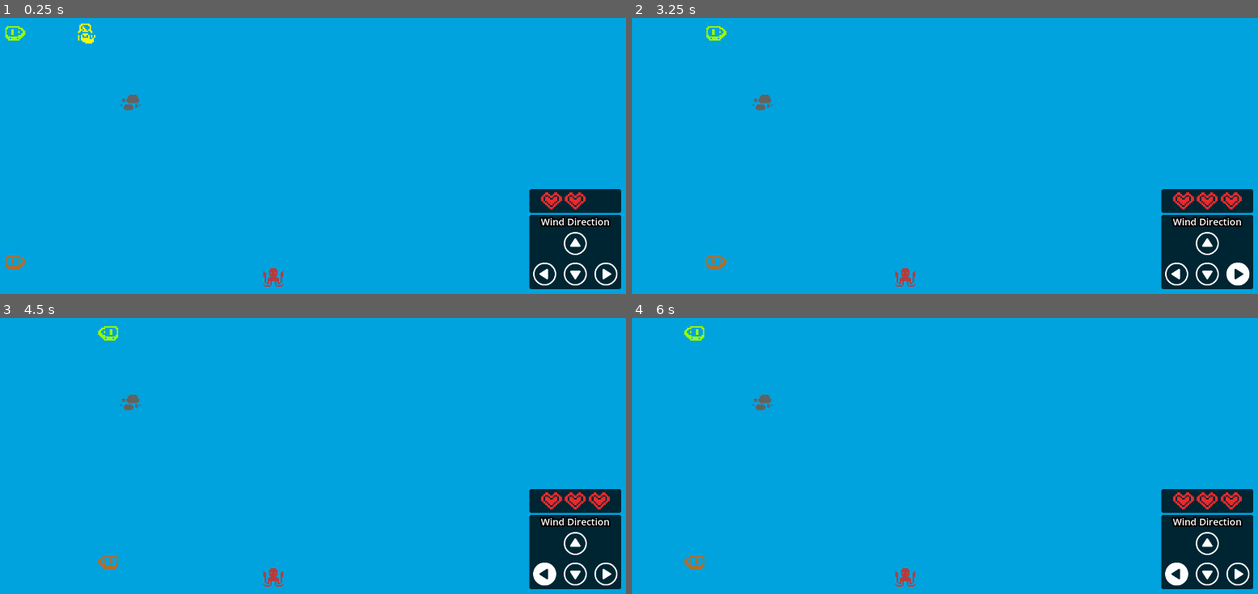
Above: before the commit, frames 1-4 (two rows, left to right).
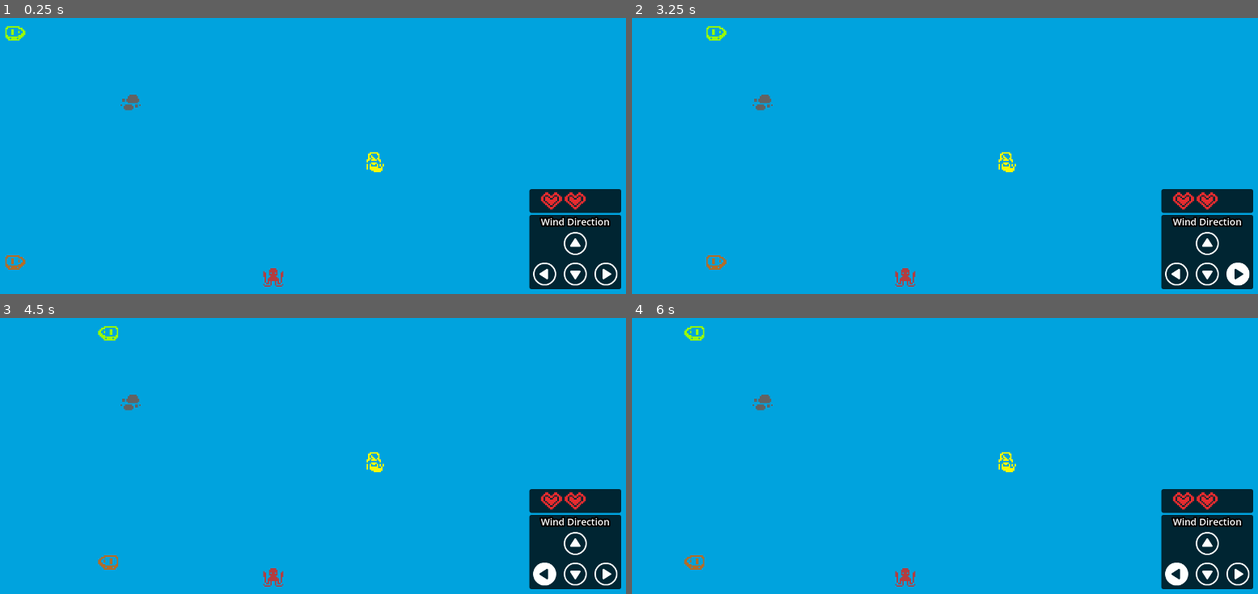
Above: after the commit, the same moments.

Repository: Tmat12/Mini-Jam-155
Game: Godot game, scene res://Scenes/Game.tscn
The game is run twice, just before and just after one commit, with the same random seed, the same clock (stepped at 60 frames per second) and the same inputs.
Inputs (mouse positions are in pixels of both pictures, inside the frame that each line leads up to):
- Up to frame 1 (0.25 s): no input
- Up to frame 2 (3.25 s): tap Enter at 0.5, 2.75 s; move the mouse to (1076, 133) at 0.52 s; hold Right (ui_right) 0.53-2.03 s; click (1076, 133) at 0.6 s; tap Space (Jump) at 0.77, 1.25, 1.52, 3.02 s; move the mouse to (807, 161) at 1.27 s; click (807, 161) at 1.35 s; move the mouse to (1001, 81) at 2.02 s; hold Left (ui_left) 2.03-2.78 s; click (1001, 81) at 2.1 s; move the mouse to (907, 208) at 2.77 s; hold Right (ui_right) from 2.78 s (still down); click (907, 208) at 2.85 s
- Up to frame 3 (4.5 s): tap Space (Jump) at 3.5, 3.77 s; move the mouse to (500, 491) at 3.52 s; click (500, 491) at 3.6 s; tap Enter at 4.25 s; move the mouse to (112, 403) at 4.27 s; release Right (ui_right) at 4.28 s; hold Left (ui_left) from 4.28 s (still down); click (112, 403) at 4.35 s
- Up to frame 4 (6 s): tap Space (Jump) at 4.52, 5.75 s; move the mouse to (970, 447) at 5.02 s; release Left (ui_left) at 5.03 s; hold Right (ui_right) 5.03-5.78 s; click (970, 447) at 5.1 s; move the mouse to (838, 373) at 5.77 s; hold Left (ui_left) from 5.78 s (still down); click (838, 373) at 5.85 s

The runs differ from the first frame. In frame 1, 0.2% of the frame differs, in the area x 12-62%, y 2-56%; in frame 2, 0.2%, in the area x 58-98%, y 48-70%; in frame 3, 0.2%; in frame 4, 0.2%.
Error in both runs: Invalid access to property or key 'has_package' on a base object of type 'TileMap'. (res://scripts/Obstacle.gd:35)

Commit message:
Mermaid random positioin

Diff:
--- a/Scripts/Pickupable.gd
+++ b/Scripts/Pickupable.gd
@@ -3,13 +3,23 @@
 @export var Type = "Health"
 @export var sprite : Node
 
+var rng = RandomNumberGenerator.new()
+var x = 22
+var y = 11
+
 func _ready():
+	var randPosx = rng.randi_range(72, (x * 48) +72)
+	var randPosy = rng.randi_range(72, (y * 48) +72)
 	if Type == "Health":
 		sprite.frame_coords.x = 31
 		sprite.frame_coords.y = 9
+		position.x = randPosx
+		position.y = randPosy
 	elif Type == "Delivery":
 		sprite.frame_coords.x = 41
 		sprite.frame_coords.y = 4
+		position.x = randPosx
+		position.y = randPosy
 
 func _on_body_entered(body):
 	if Type == "Health":
